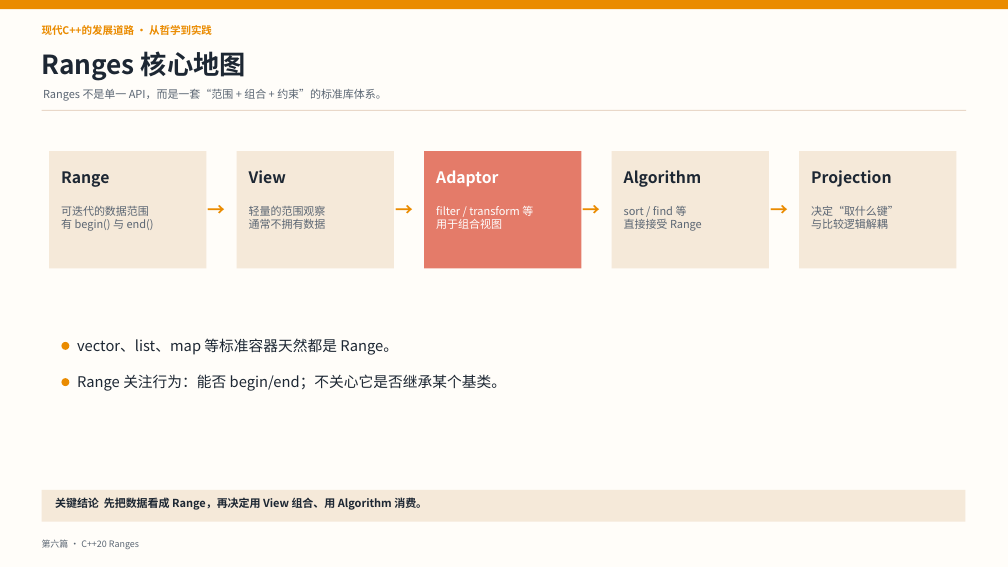
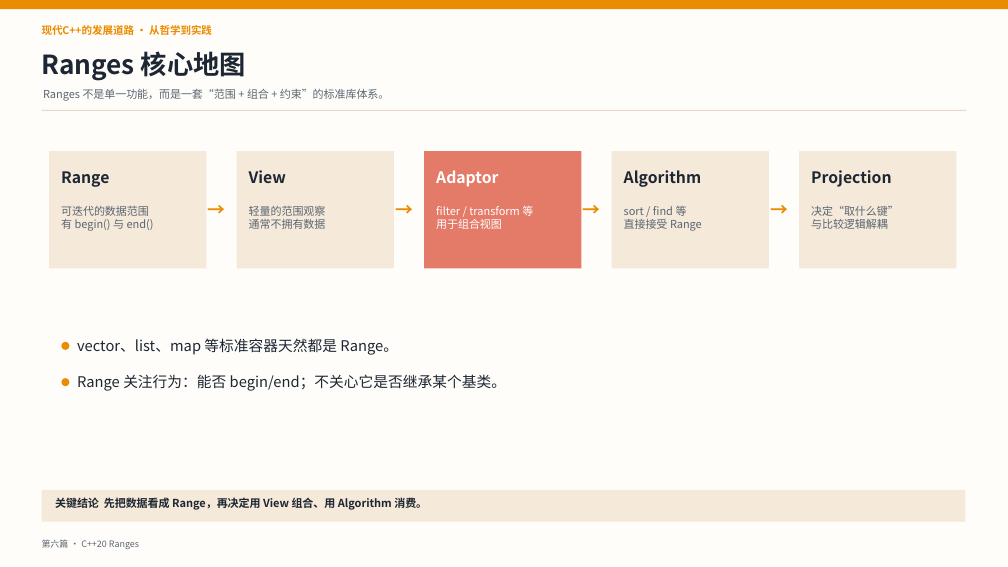
Before and after one commit to Alex-Cheng/qianxin_cpp, a slide deck: slide 8 of 第六集/第六集-C++20 Ranges——用管道思维打开编程新模式.pptx. Drawn at 1008x567 pixels with LibreOffice and Linux fonts; fonts in the diff are those of the drawing. Boxes give left, top, right and bottom in pixels: in the first picture for what was removed or moved away, otherwise in the second. Text is boxed around its words. In the diff, an @@ line names an element or a change of style, - is before the commit and + after.

```diff
--- a/第六集/第六集-C++20 Ranges——用管道思维打开编程新模式.pptx
+++ b/第六集/第六集-C++20 Ranges——用管道思维打开编程新模式.pptx
@@ text at box(43, 89, 389, 101): text changed @@
-Ranges 不是单一 API，而是一套“范围 + 组合 + 约束”的标准库体系。
+Ranges 不是单一功能，而是一套“范围 + 组合 + 约束”的标准库体系。
```
Also in this commit, not shown: 10 other slides changed.
